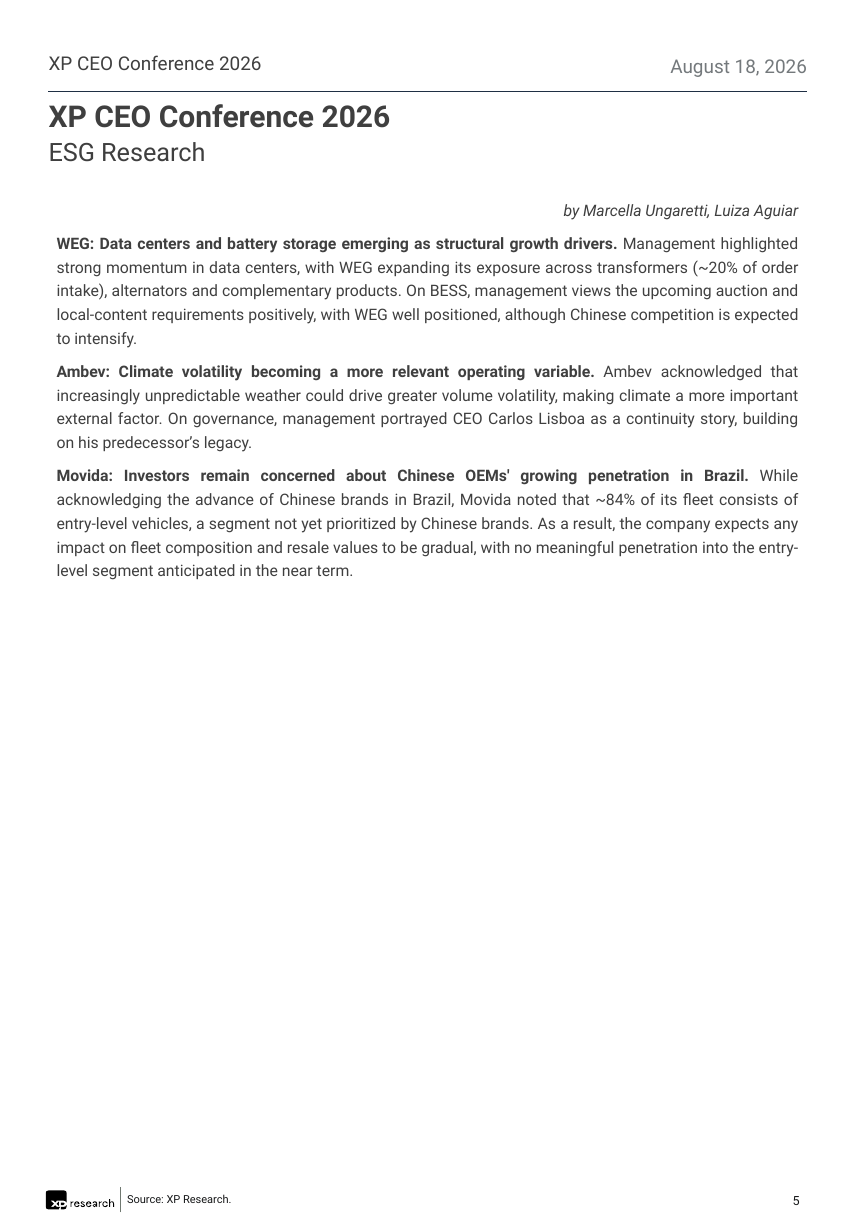
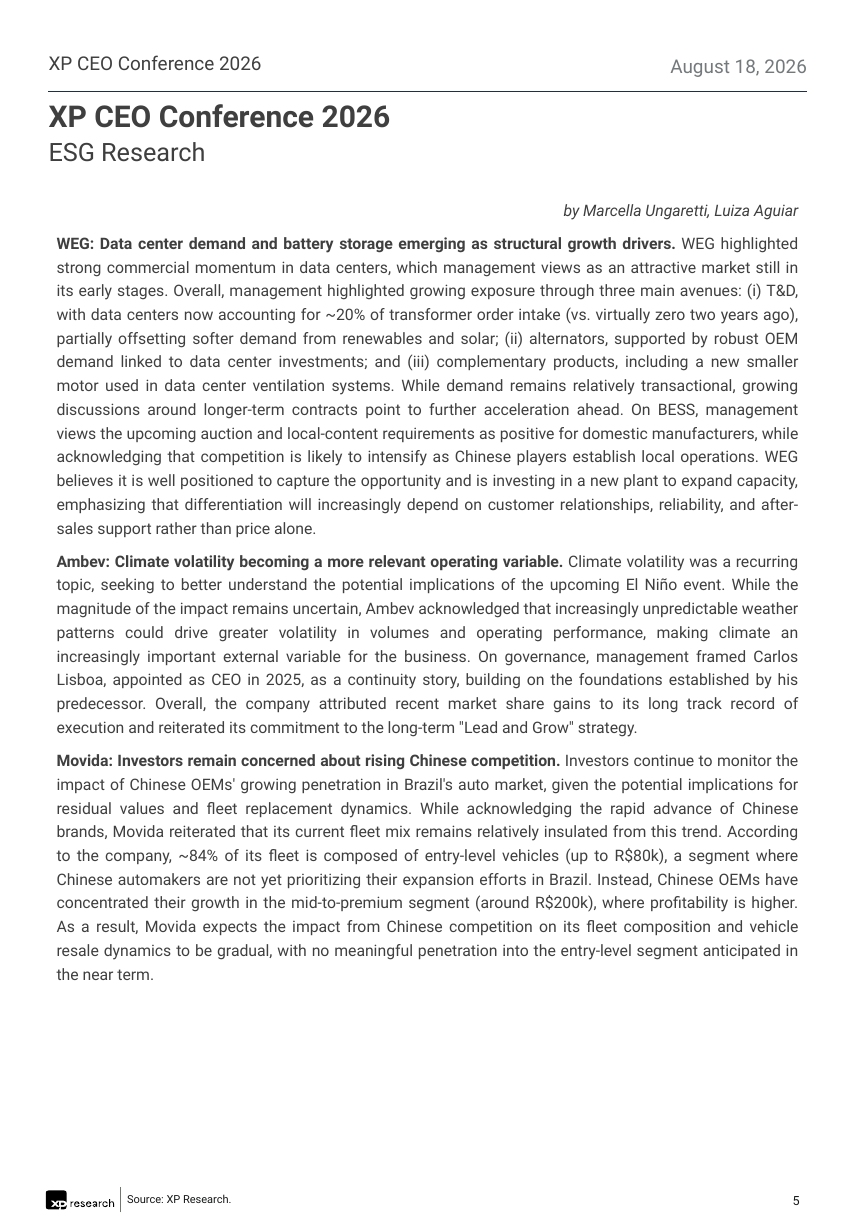
Before and after one commit to CaioLSouza/datasets, a slide deck: slide 5 of ceo_conference_2026/Feedback XP CEO Conference 2026.pptx. Drawn at 853x1232 pixels with LibreOffice and Linux fonts; fonts in the diff are those of the drawing. Boxes give left, top, right and bottom in pixels: in the first picture for what was removed or moved away, otherwise in the second. Text is boxed around its words. In the diff, an @@ line names an element or a change of style, - is before the commit and + after.

```diff
--- a/ceo_conference_2026/Feedback XP CEO Conference 2026.pptx
+++ b/ceo_conference_2026/Feedback XP CEO Conference 2026.pptx
@@ text at (x1=57, y1=237, x2=799, y2=980): text changed @@
-WEG: Data centers and battery storage emerging as structural growth drivers. Management highlighted strong momentum in data centers, with WEG expanding its exposure across transformers (~20% of order intake), alternators and complementary products. On BESS, management views the upcoming auction and local-content requirements positively, with WEG well positioned, although Chinese competition is expected to intensify.
-Ambev: Climate volatility becoming a more relevant operating variable. Ambev acknowledged that increasingly unpredictable weather could drive greater volume volatility, making climate a more important external factor. On governance, management portrayed CEO Carlos Lisboa as a continuity story, building on his predecessor’s legacy.
-Movida: Investors remain concerned about Chinese OEMs' growing penetration in Brazil. While acknowledging the advance of Chinese brands in Brazil, Movida noted that ~84% of its fleet consists of entry-level vehicles, a segment not yet prioritized by Chinese brands. As a result, the company expects any impact on fleet composition and resale values to be gradual, with no meaningful penetration into the entry-level segment anticipated in the near term.
+WEG: Data center demand and battery storage emerging as structural growth drivers. WEG highlighted strong commercial momentum in data centers, which management views as an attractive market still in its early stages. Overall, management highlighted growing exposure through three main avenues: (i) T&D, with data centers now accounting for ~20% of transformer order intake (vs. virtually zero two years ago), partially offsetting softer demand from renewables and solar; (ii) alternators, supported by robust OEM demand linked to data center investments; and (iii) complementary products, including a new smaller motor used in data center ventilation systems. While demand remains relatively transactional, growing discussions around longer-term contracts point to further acceleration ahead. On BESS, management views the upcoming auction and local-content requirements as positive for domestic manufacturers, while acknowledging that competition is likely to intensify as Chinese players establish local operations. WEG believes it is well positioned to capture the opportunity and is investing in a new plant to expand capacity, emphasizing that differentiation will increasingly depend on customer relationships, reliability, and after-sales support rather than price alone.
+Ambev: Climate volatility becoming a more relevant operating variable. Climate volatility was a recurring topic, seeking to better understand the potential implications of the upcoming El Niño event. While the magnitude of the impact remains uncertain, Ambev acknowledged that increasingly unpredictable weather patterns could drive greater volatility in volumes and operating performance, making climate an increasingly important external variable for the business. On governance, management framed Carlos Lisboa, appointed as CEO in 2025, as a continuity story, building on the foundations established by his predecessor. Overall, the company attributed recent market share gains to its long track record of execution and reiterated its commitment to the long-term "Lead and Grow" strategy.
+Movida: Investors remain concerned about rising Chinese competition. Investors continue to monitor the impact of Chinese OEMs' growing penetration in Brazil's auto market, given the potential implications for residual values and fleet replacement dynamics. While acknowledging the rapid advance of Chinese brands, Movida reiterated that its current fleet mix remains relatively insulated from this trend. According to the company, ~84% of its fleet is composed of entry-level vehicles (up to R$80k), a segment where Chinese automakers are not yet prioritizing their expansion efforts in Brazil. Instead, Chinese OEMs have concentrated their growth in the mid-to-premium segment (around R$200k), where profitability is higher. As a result, Movida expects the impact from Chinese competition on its fleet composition and vehicle resale dynamics to be gradual, with no meaningful penetration into the entry-level segment anticipated in the near term.
```
Also in this commit, not shown: 18 other slides changed, 28 slides added.
